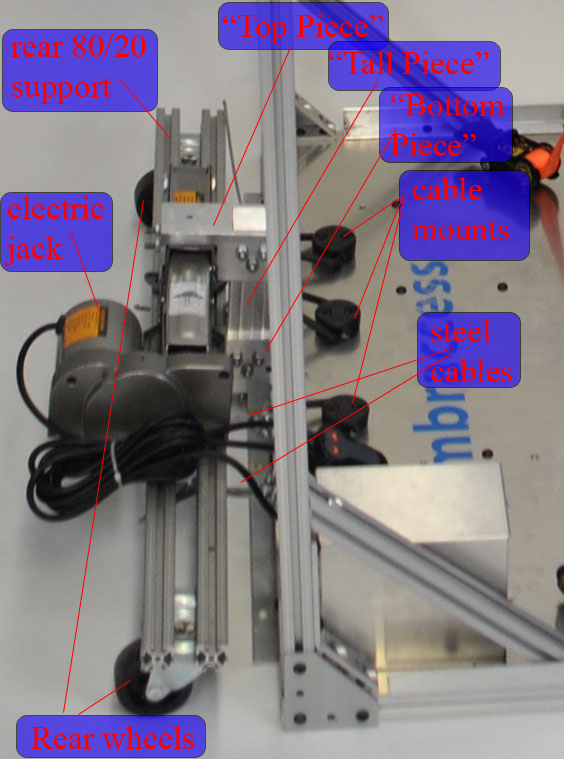
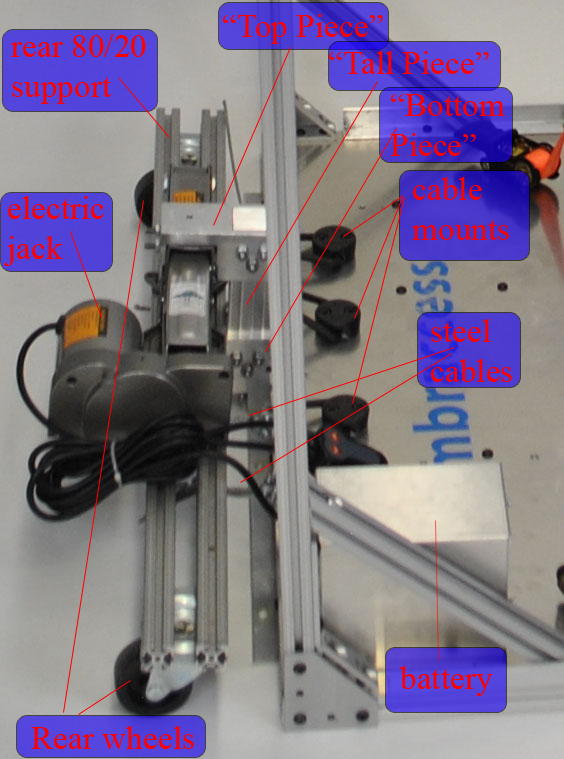
Revision of a layered 564×759 image; what changed, layer by layer:
added layer "Shape 21" (60%) above "battery" over [435, 520, 439, 661]
added layer "battery" above "Shape 17" over [399, 666, 493, 696]
added layer "Shape 16 copy" (60%) above "Shape 16" over [386, 648, 506, 712]
